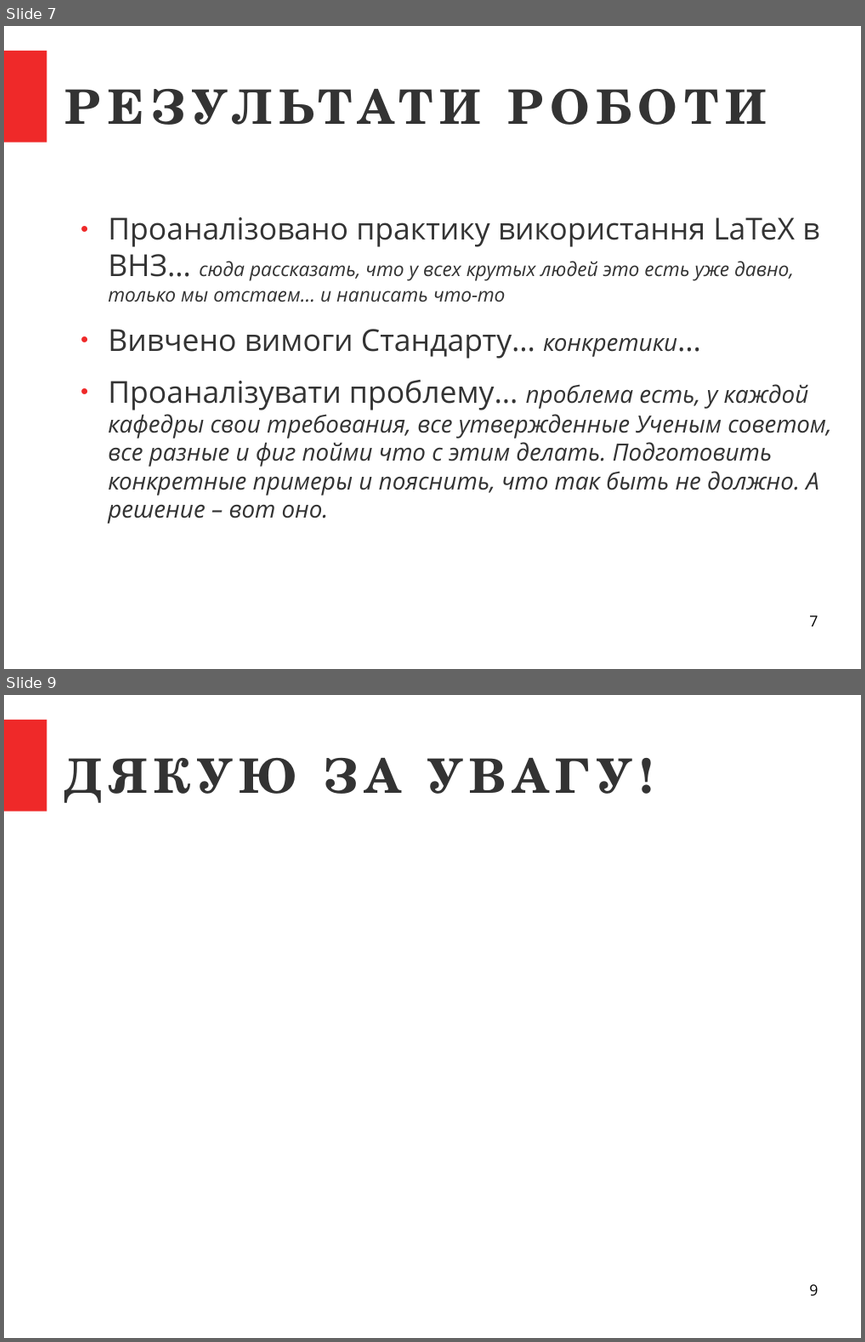
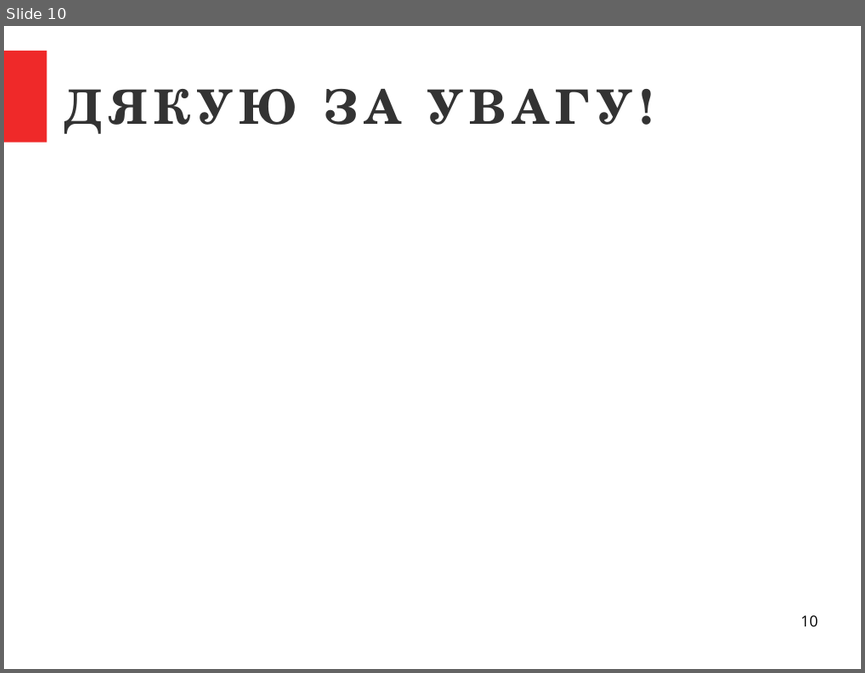
Before and after one commit to sen-den/latex-template, a slide deck: LaTeX - final work present.odp. Shown one above the other, each under a label of ours: slides 7 and 9 before the commit, slide 10 after it; the slides between them are not shown. The pictures are 865x1342 and 865x673 pixels, drawn with LibreOffice and Linux fonts; fonts in the diff are those of the drawing. Boxes give left, top, right and bottom in pixels: in the first picture for what was removed or moved away, otherwise in the second. Text is boxed around its words. In the diff, an @@ line names an element or a change of style, - is before the commit and + after.

```diff
--- a/LaTeX - final work present.odp
+++ b/LaTeX - final work present.odp
@@ slide 7 removed at [4,26,861,669], background #FFFFFF; not listed: 1 template element that a slide beside it also shows @@
@@ title removed at [65,52,818,159] @@
-РЕЗУЛЬТАТИ РОБОТИ
@@ text removed at [108,217,832,523] @@
-● Проаналізовано практику використання LaTeX в ВНЗ… сюда рассказать, что у всех крутых людей это есть уже давно, только мы отстаем… и написать что-то
-● Вивчено вимоги Стандарту… конкретики…
-● Проаналізувати проблему… проблема есть, у каждой кафедры свои требования, все утвержденные Ученым советом, все разные и фиг пойми что с этим делать. Подготовить конкретные примеры и пояснить, что так быть не должно. А решение – вот оно.
@@ page number removed at [809,615,817,626] @@
-7
@@ what was slide 9 is now slide 10 @@
@@ page number at [800,615,817,626]: text changed @@
-9
+10
```
Also in this commit, not shown: 5 slides changed, 4 slides added, 2 other slides removed, 1 other file.
